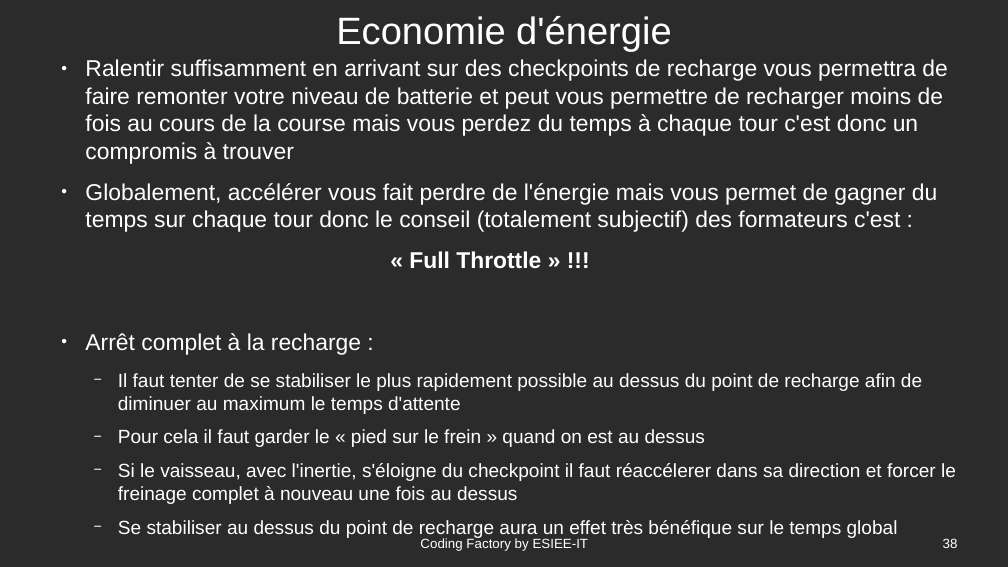
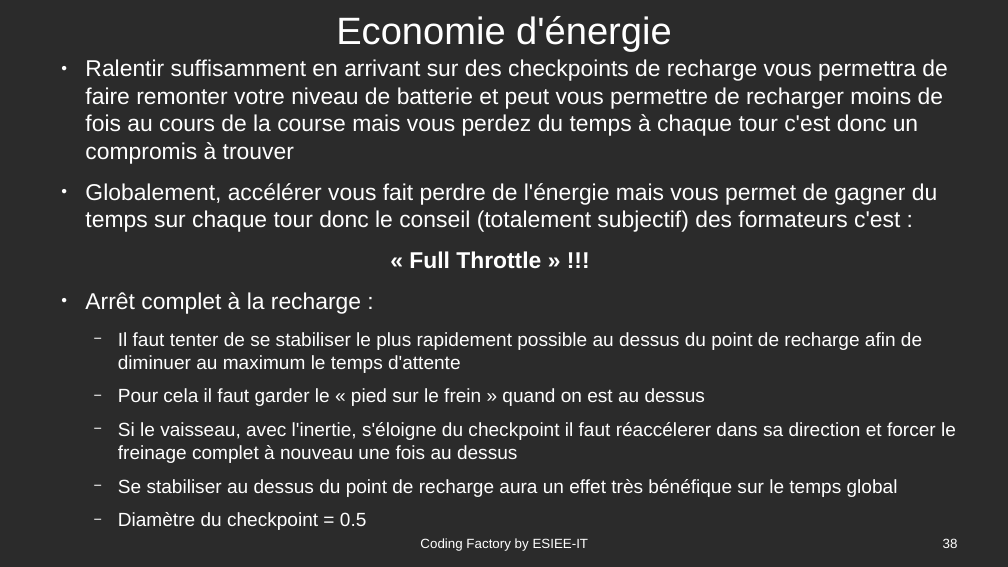
Before and after one commit to Romuald78/codingdojo_studentplugin, a slide deck: slide 38 of resources/doc/piscine_codingfactory-vaisseaux.odp. Drawn at 1008x567 pixels with LibreOffice and Linux fonts; fonts in the diff are those of the drawing; background and template pictures are left out; a plain dark background stands for a picture behind light text. Boxes give left, top, right and bottom in pixels: in the first picture for what was removed or moved away, otherwise in the second. Text is boxed around its words. In the diff, an @@ line names an element or a change of style, - is before the commit and + after.

```diff
--- a/resources/doc/piscine_codingfactory-vaisseaux.odp
+++ b/resources/doc/piscine_codingfactory-vaisseaux.odp
@@ text at (118, 512, 367, 530): paragraph added @@
+  − Diamètre du checkpoint = 0.5
```
Also in this commit, not shown: 2 other slides changed.
